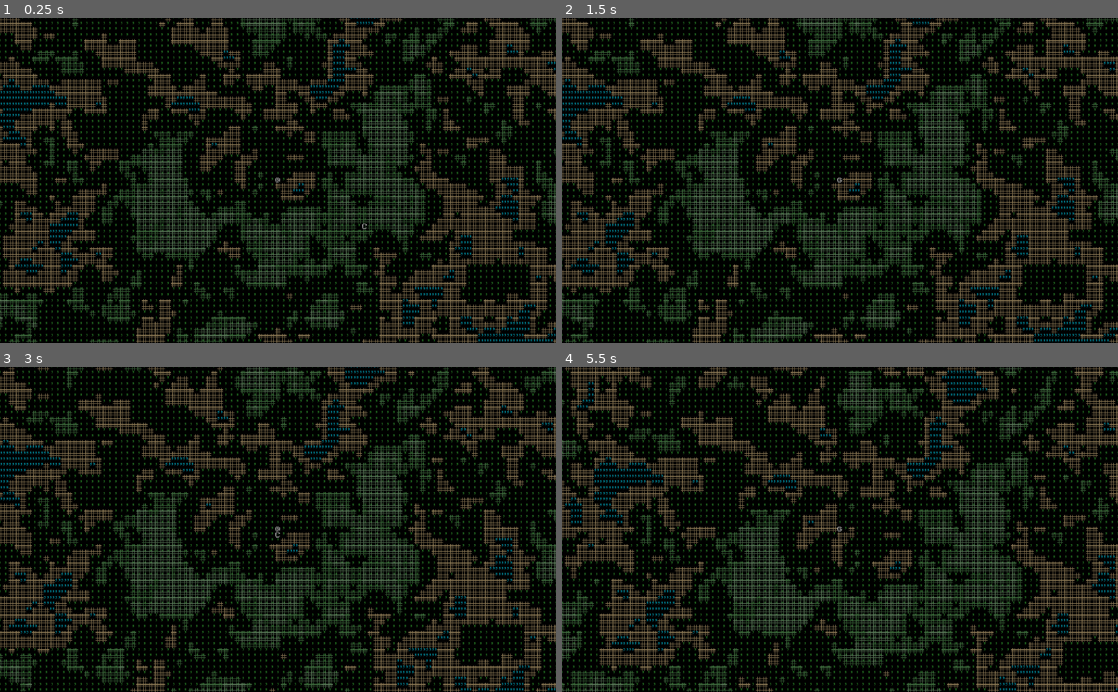
Above: before the commit, frames 1-4 (two rows, left to right).
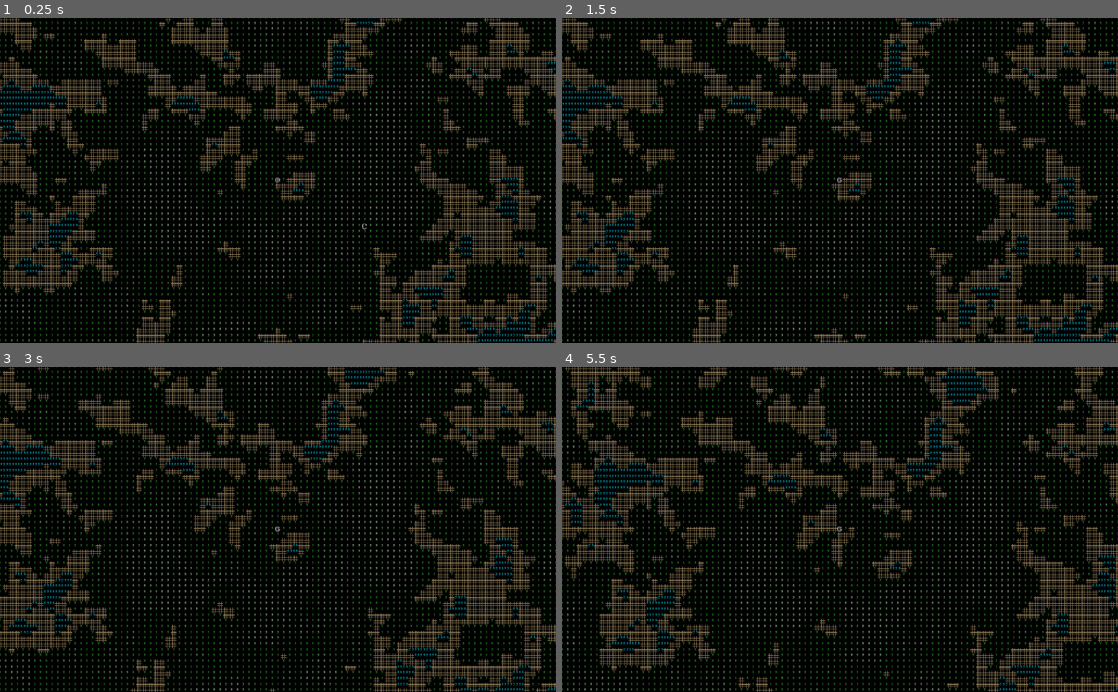
Above: after the commit, the same moments.

Repository: MikkoK189/roguelike
Game: Godot game, scene res://World.tscn
Two runs of this game, one before a commit and one after it. Both use one fixed random seed, a clock stepped at 60 frames per second and the inputs below.
Inputs:
- Up to frame 1 (0.25 s): no input
- Up to frame 2 (1.5 s): tap Enter at 0.5 s; hold Right (right) 0.53-1.28 s; tap Space at 1.25 s; hold Down (down) from 1.28 s (still down)
- Up to frame 3 (3 s): tap Enter at 2 s; release Down (down) at 2.03 s; hold Right (right) 2.03-2.78 s; tap Space at 2.75 s; hold Up (ui_up) from 2.78 s (still down)
- Up to frame 4 (5.5 s): release Up (ui_up) at 3.53 s; hold Left (left) 3.53-5.03 s; tap Enter at 5 s; hold Down (down) from 5.03 s (still down)

The runs differ from the first frame. In frame 1, 11% of the frame differs, in the area x 0-100%, y 0-100%; in frame 2, 11%; in frame 3, 12%; in frame 4, 12%.

Commit message:
Fixed an AI movement bug.

Diff:
--- a/Critter.gd
+++ b/Critter.gd
@@ -1,7 +1,7 @@
 extends Creature
 
 var player
-var path
+var path = []
 var moved = true
 
 func _ready():
@@ -12,17 +12,19 @@
 func _process(_delta):
 	var x = self.global_position.x / Tiles.tile_size_x
 	var y = self.global_position.y / Tiles.tile_size_y
-	if(path && !moved):
-		var move_pos = Vector2(path[0].x - x,path[0].y - y)
-		if(move_pos == Vector2(0, 0)):
-			path.remove(0)
-			if(path):
-				move_pos = Vector2(path[0].x - x,path[0].y - y)
+	if(path.size() > 1 && !moved):
+		var move_pos = Vector2(path[1].x - x,path[1].y - y)
+#		if(move_pos == Vector2(0, 0)):
+#			path.remove(1)
+#			print(Vector2(global_position.x / Tiles.tile_size_x, global_position.y / Tiles.tile_size_y))
+#			if(path):
+#				move_pos = Vector2(path[1].x - x,path[1].y - y)
 		_move(move_pos)
+		path.remove(1)
 		moved = true
 	elif(!path || path.size() < 7 || global_position.distance_to(player.global_position) > 10 * Tiles.tile_size_x):
 		path = Globals.pathfinding.get_new_path(Vector2(x, y), player.global_position)
-		print(path)
+		#print(path)
 	pass
 
 func _take_turn():
--- a/Scripts/Creature.gd
+++ b/Scripts/Creature.gd
@@ -21,7 +21,7 @@
 	var map = world.chunkmanager.get_current_chunk(self.global_position).get_node("Map")
 	var x = self.global_position.x / Tiles.tile_size_x + pos.x - (chunkmanager.current_chunk.x * chunkmanager.chunk_size / Tiles.tile_size_x)
 	var y = self.global_position.y / Tiles.tile_size_y + pos.y - (chunkmanager.current_chunk.y * chunkmanager.chunk_size / Tiles.tile_size_y)
-	if(world.chunkmanager.current_chunk != world.chunkmanager.get_current_chunk(Vector2(self.global_position.x + (pos.x * Tiles.tile_size_x) + 1, self.global_position.y + (pos.y * Tiles.tile_size_y) + 1)).chunk_coords):
+	if(world.chunkmanager.get_current_chunk(self.global_position).chunk_coords != world.chunkmanager.get_current_chunk(Vector2(self.global_position.x + (pos.x * Tiles.tile_size_x) + 1, self.global_position.y + (pos.y * Tiles.tile_size_y) + 1)).chunk_coords):
 		var newchunk = world.chunkmanager.get_current_chunk(Vector2(self.global_position.x + (pos.x * Tiles.tile_size_x) + 1, self.global_position.y + (pos.y * Tiles.tile_size_y) + 1))
 		map = newchunk.get_node("Map")
 		x = self.global_position.x / Tiles.tile_size_x + pos.x - (newchunk.chunk_coords.x * chunkmanager.chunk_size / Tiles.tile_size_x)
--- a/World.gd
+++ b/World.gd
@@ -7,8 +7,8 @@
 export (NodePath) onready var chunkmanager_path
 var chunkmanager
 var generate_tasks = []
-signal finished_generation
-var signal_emitted = false
+#signal finished_generation
+#var signal_emitted = false
 
 func _ready():
 	Globals.world = self
@@ -56,6 +56,6 @@
 				target.set_cellm(x, y, 2, Color("#00AAC0"))
 				#target.set_cell_modulate(x, y, Color("#00AAC0"))
 			if (val > 0.15):
-				target.set_cellm(x, y, 0, Color("#67AF66"))
+				target.set_cellm(x, y, 1, Color("#67AF66"))
 			if (val > 0.25):
-				target.set_cellm(x, y, 0, Color("#94C793"))
+				target.set_cellm(x, y, 1, Color("#94C793"))
